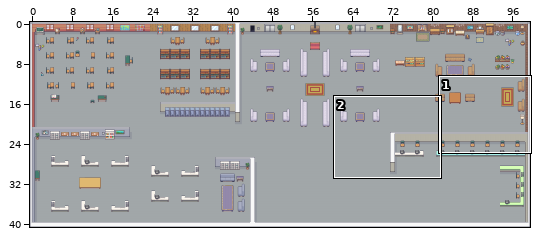
Two states of a Tiled map, resources/defaultmap.tmx. The first picture is a wide view before the edit; the outline marks the close-up.
Close-up. Old version:
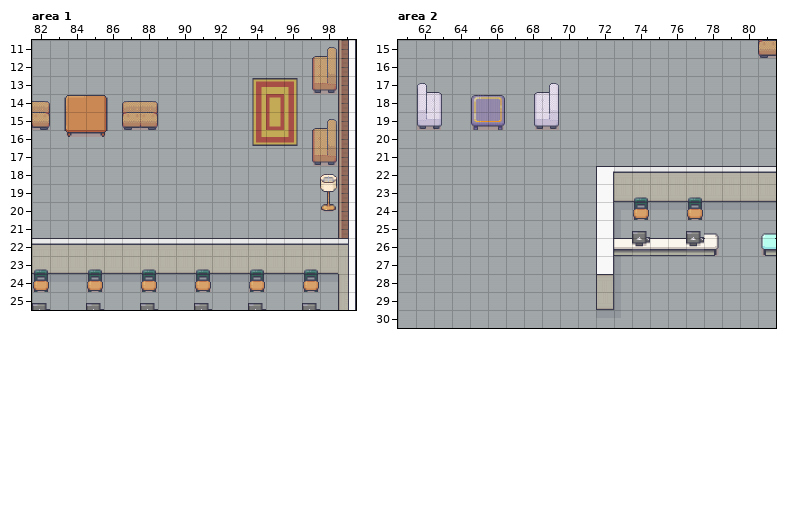
Cells are 32x32 px. Shown: area 1 x 82..99, y 11..25; area 2 x 61..81, y 15..30. The commit also changed other parts of the map, which this record leaves out.
The result:
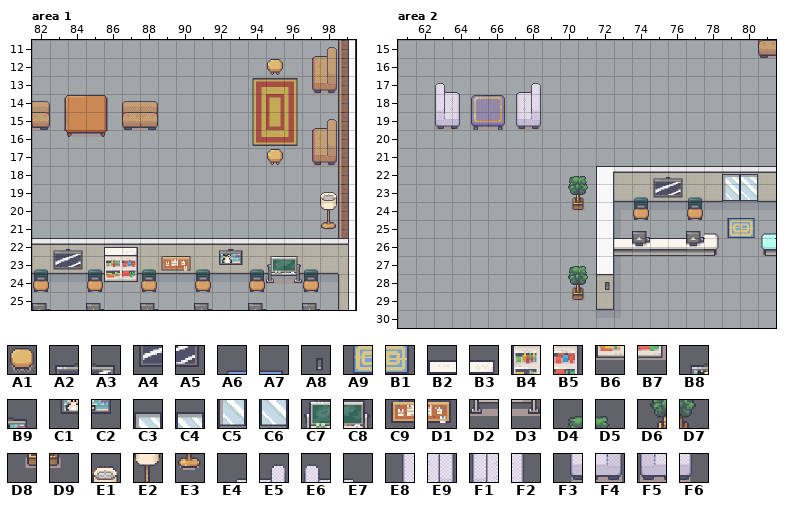
Key: from "MyTerrain": A1 214, A2 224, A3 225, A4 240, A5 241, A6 251, A7 252, A8 256, A9 267, B1 268, B2 292, B3 293, B4 308, B5 309, B6 324, B7 325, B8 386, B9 387, C1 402, C2 403, C3 450, C4 451, C5 466, C6 467, C7 650, C8 651, C9 656, D1 657, D2 666, D3 667, D4 714, D5 715, D6 730, D7 731, D8 746, D9 747, E1 891, E2 907, E3 940, E4 1283, E5 1284, E6 1285, E7 1286, E8 1299, E9 1300, F1 1301, F2 1302, F3 1315, F4 1316, F5 1317, F6 1318.
__ is an empty cell, .. an unchanged one.
The exact change:
--- layer "World", area 1
@@ x 95..95 @@
-12 __
+12 A1
@@ x 83..98 @@
-17 .. .. .. .. .. .. .. .. .. .. .. .. __ .. .. ..
-18 .. .. .. .. .. .. .. .. .. .. .. .. .. .. .. E1
-19 .. .. .. .. .. .. .. .. .. .. .. .. .. .. .. E2
-20 .. .. .. .. .. .. .. .. .. .. .. .. .. .. .. E3
-21 .. .. .. .. .. .. .. .. .. .. .. .. .. .. .. __
-22 __ __ .. __ __ .. .. .. .. __ __ .. .. .. .. ..
-23 __ __ .. __ __ .. __ __ .. __ __ .. __ __ .. ..
-24 .. .. .. __ __ .. .. .. .. .. .. .. __ __ .. ..
+17 .. .. .. .. .. .. .. .. .. .. .. .. A1 .. .. ..
+18 .. .. .. .. .. .. .. .. .. .. .. .. .. .. .. __
+19 .. .. .. .. .. .. .. .. .. .. .. .. .. .. .. E1
+20 .. .. .. .. .. .. .. .. .. .. .. .. .. .. .. E2
+21 .. .. .. .. .. .. .. .. .. .. .. .. .. .. .. E3
+22 A2 A3 .. B2 B3 .. .. .. .. B8 B9 .. .. .. .. ..
+23 A4 A5 .. B4 B5 .. C9 D1 .. C1 C2 .. C7 C8 .. ..
+24 .. .. .. B6 B7 .. .. .. .. .. .. .. D2 D3 .. ..
--- layer "World", area 2
@@ x 62..69 @@
-17 E6 E7 __ .. .. __ E4 E5
-18 F1 F2 __ .. .. __ E8 E9
-19 F5 F6 __ .. .. __ F3 F4
+17 __ E6 E7 .. .. E4 E5 __
+18 __ F1 F2 .. .. E8 E9 __
+19 __ F5 F6 .. .. F3 F4 __
@@ x 70..80 @@
-22 __ __ .. .. .. __ __ .. .. __ __
-23 __ __ .. .. .. __ __ .. .. __ __
-24 __ __ .. .. .. .. .. .. .. __ __
-25 .. .. .. .. .. .. .. .. .. __ __
+22 D4 D5 .. .. .. A2 A3 .. .. C3 C4
+23 D6 D7 .. .. .. A4 A5 .. .. C5 C6
+24 D8 D9 .. .. .. .. .. .. .. A6 A7
+25 .. .. .. .. .. .. .. .. .. A9 B1
@@ x 70..72 @@
-27 __ __ ..
-28 __ __ __
-29 __ __ ..
+27 D4 D5 ..
+28 D6 D7 A8
+29 D8 D9 ..
